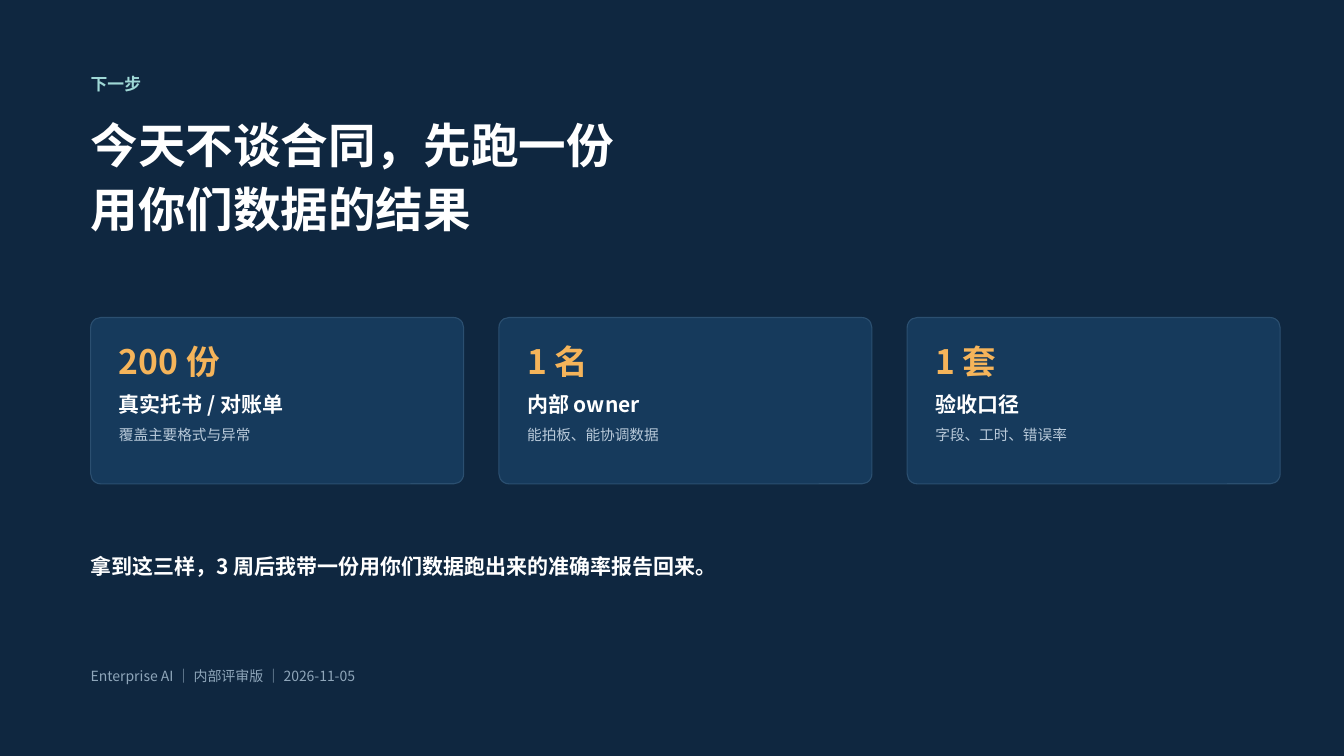
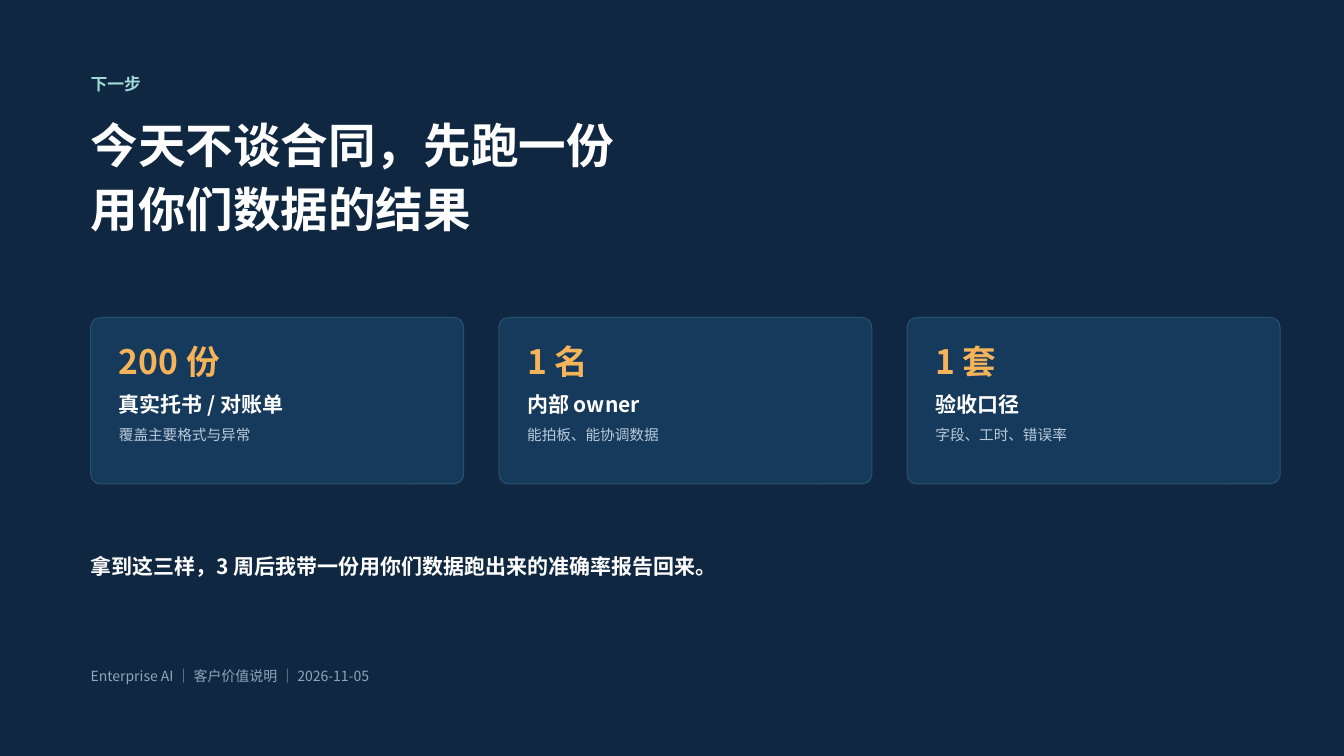
Before and after one commit to roma007/Enterprise-AI, a slide deck: slide 14 of 会客包/reports/客户老板版_系统能力介绍_2026-11-05.pptx (slide 19 before the commit). Drawn at 1344x756 pixels with LibreOffice and Linux fonts; fonts in the diff are those of the drawing. Boxes give left, top, right and bottom in pixels: in the first picture for what was removed or moved away, otherwise in the second. Text is boxed around its words. In the diff, an @@ line names an element or a change of style, - is before the commit and + after.

Commit message:
docs: 重做客户老板版 PPT，聚焦价值与落地

```diff
--- a/会客包/reports/客户老板版_系统能力介绍_2026-11-05.pptx
+++ b/会客包/reports/客户老板版_系统能力介绍_2026-11-05.pptx
@@ text at [91, 669, 369, 684]: text changed @@
-Enterprise AI ｜ 内部评审版 ｜ 2026-11-05
+Enterprise AI ｜ 客户价值说明 ｜ 2026-11-05
```
Also in this commit, not shown: 11 other slides changed, 2 slides added, 7 slides removed, 2 other files.
